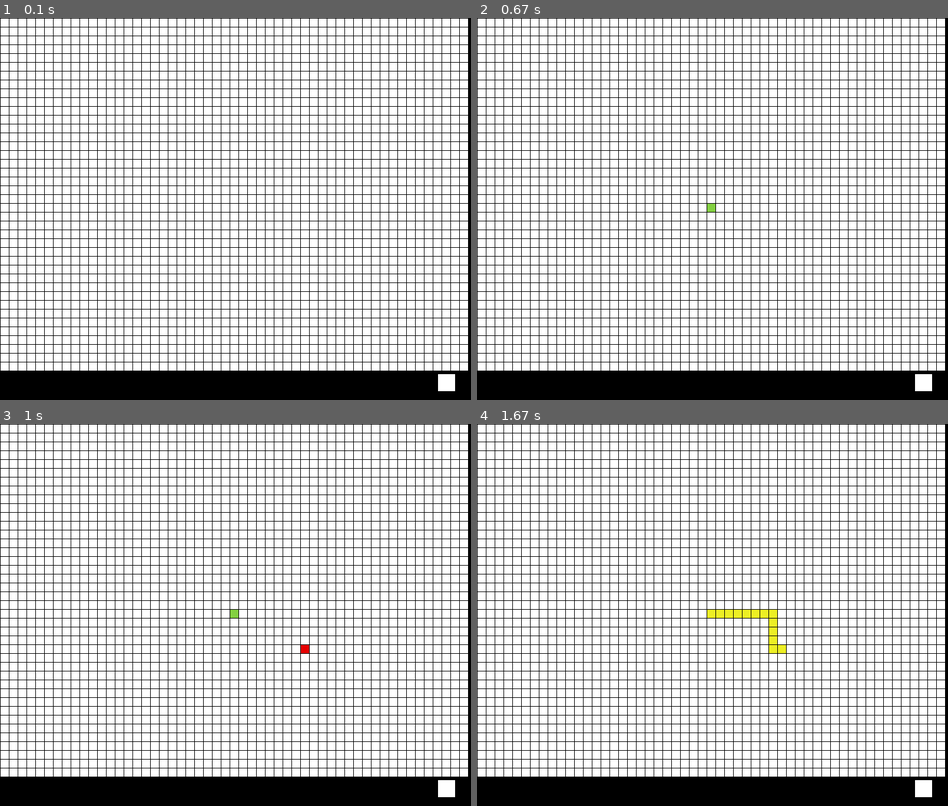
Above: before the commit, frames 1-4 (two rows, left to right).
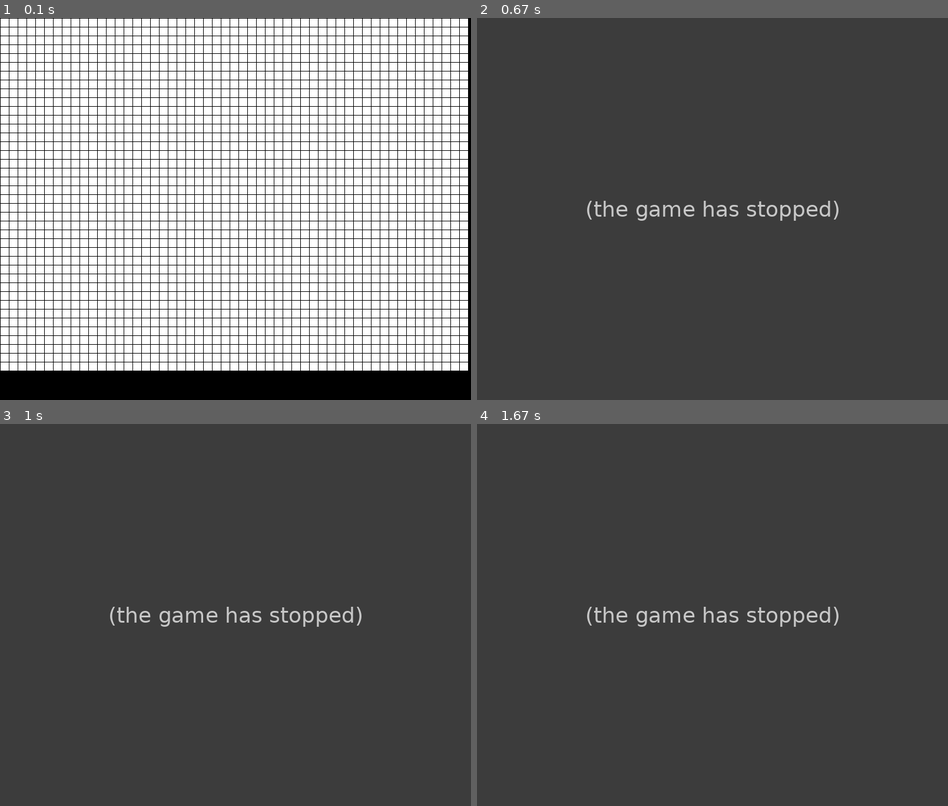
Above: after the commit, the same moments.

Repository: MrJoeKr/Pathfinding-Visualizer-Python
Game: pygame game, started from Run.pyw
Two runs of this game, one before a commit and one after it. Both use one fixed random seed, a clock stepped at 60 frames per second and the inputs below.
Inputs (mouse positions are in pixels of both pictures, inside the frame that each line leads up to):
- Up to frame 1 (0.1 s): no input
- Up to frame 2 (0.67 s): click (712, 209) at 0.38 s
- Up to frame 3 (1 s): click (301, 645) at 0.72 s
- Up to frame 4 (1.67 s): tap Space at 1 s

The runs differ from the first frame. In frame 1, 0.2% of the frame differs, in the area x 93-97%, y 93-98%; in frame 2, 100%, in the area x 0-100%, y 0-100%; in frame 3, 100%; in frame 4, 100%.
Error after the commit: AttributeError: 'Node' object has no attribute 'draw_as_circle' (board_window.py line 65); the game stopped at 0.38 s (later frames are placeholders)

Commit message:
Add text drawing

Diff:
--- a/board_window.py
+++ b/board_window.py
@@ -10,6 +10,7 @@
 from node_object import Node
 from path_finding_algorithm import search_path
 from pygame_tick_box import TickBox
+from text_panel import TextPanel
 
 BOTTOM_PANEL_HEIGHT = 50
 TICK_BOX_WIDTH = 30
@@ -32,6 +33,11 @@
             DISPLAY_WIDTH - TICK_BOX_WIDTH - DISPLAY_WIDTH / 30,
             DISPLAY_HEIGTH - BOTTOM_PANEL_HEIGHT + 5,
             TICK_BOX_WIDTH)
+
+        # Text panel
+        self.text_panel = TextPanel(
+            display, 0, DISPLAY_HEIGTH - BOTTOM_PANEL_HEIGHT, DISPLAY_WIDTH,
+            BOTTOM_PANEL_HEIGHT, color_constants.BLACK)
 
         # Used for tick box threading to wait between clicks
         self._tick_box_executed: bool = False
@@ -56,12 +62,12 @@
                 if board.start_node is None:
 
                     board.start_node = node
-                    node.set_color(START_POINT_COLOR)
+                    node.draw_as_circle(START_POINT_COLOR)
 
                 elif board.end_node is None and node != board.start_node:
 
                     board.end_node = node
-                    node.set_color(END_POINT_COLOR)
+                    node.draw_as_circle(END_POINT_COLOR)
 
                 # Draw walls
                 elif board.end_node is not None and node != board.end_node and node != board.start_node and not node.is_wall():
@@ -89,6 +95,20 @@
             self.tick_box.tick_untick_box()
             self._tick_box_executed = True
             self._wait_for_next_execution_thread()
+
+    def draw_text(self) -> None:
+
+        self.text_panel.clear_panel()
+        text_margin_left = 5
+
+        if self.board.start_node is None:
+            self.text_panel.write_text(0 + text_margin_left, 0, "Choose start point", START_POINT_COLOR)
+
+        elif self.board.end_node is None:
+            self.text_panel.write_text(0 + text_margin_left, 0, "Choose end point", END_POINT_COLOR)
+
+        elif self.board.end_node is not None:
+            self.text_panel.write_text(0 + text_margin_left, 0, "Draw walls or press SPACE to start", color_constants.WHITE)
 
     def show_steps(self) -> bool:
         return self.tick_box.is_ticked()
@@ -133,19 +153,10 @@
                         self.board, show_steps=show_steps)
                     # print("Done")
 
-                    self.draw_path(path)
+                    self.board.draw_path(path)
 
     def reset_board_window(self) -> None:
         self.board.reset_board()
-
-    def draw_path(self, path: List[Node]) -> None:
-
-        node_color = PATH_NODES_COLOR
-
-        for node in path:
-            node.set_color(node_color)
-            pygame.display.update()
-            time.sleep(SHOW_PATH_DELAY)
 
     def _wait_for_next_execution_thread(self) -> None:
         threading.Thread(target=self._help_wait).start()
--- /dev/null
+++ b/text_panel.py
@@ -0,0 +1,33 @@
+import pygame
+from color_constants import Color
+
+class TextPanel:
+
+    def __init__(self, display: pygame.display, x: int, y: int, width: int, height: int, background_color: Color) -> None:
+        self.x = x
+        self.y = y
+        self.width = width
+        self.height = height
+
+        self.display = display
+        self.background_color = background_color
+
+        # Default font
+        self.font = pygame.font.SysFont('Arial', 40)
+
+        self.draw_display()
+
+    def draw_display(self) -> None:
+        pygame.draw.rect(
+            self.display,
+            self.background_color,
+            pygame.Rect(self.x, self.y, self.width, self.height),
+        )
+
+    def clear_panel(self):
+        self.draw_display()
+
+    # x and y are from top-left from the text panel
+    def write_text(self, x: int, y: int, what: str, color: Color) -> None:
+        the_text = self.font.render(what, False, color)
+        self.display.blit(the_text, (x + self.x , y + self.y))
